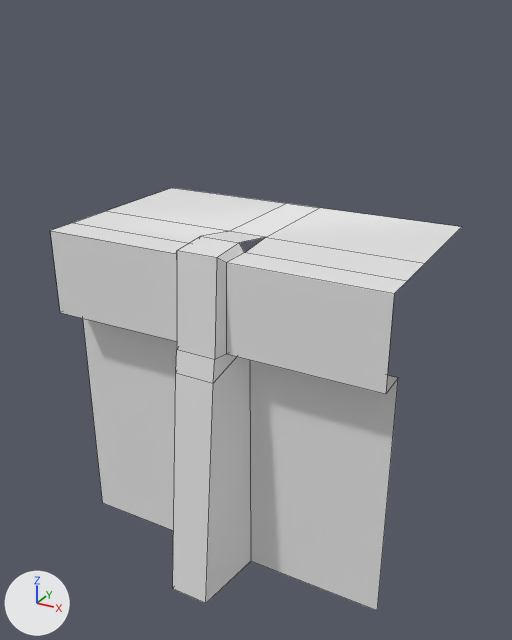
The FBX model KJam May 2020/Assets/ArtAssets/3D-Models/KJ_ZL_Wall_Straight_02.fbx as it was, and as the next commit left it.
Camera for both pictures: a 50 mm camera at (2.86, -3.0, 3.14) aimed at (1.05, 0.3, 1.49). Arrows for +X, +Y and +Z are at lower left; the lights stay in place. Mesh edges are drawn as thin lines. Where no turn or scale is listed for an object, it has been applied to the vertices. Vertices at the same position are counted once.

The older version as bpy lines, for what is in view:
```python
me_cube_016 = bpy.data.meshes.new('Cube.016')
me_cube_016.from_pydata(...)  # 38 vertices, 26 faces; spans x -2.0..0.0, y -0.42..1.0, z 0.0..2.05
me_cube_016.materials.append(mat_atlascarrier)  # white #e7e7e7
ob_kj_zl_wall_straight_02 = bpy.data.objects.new('KJ_ZL_Wall_Straight_02', me_cube_016)
ob_kj_zl_wall_straight_02.location = (2.0, 0.0, 0.0)
```
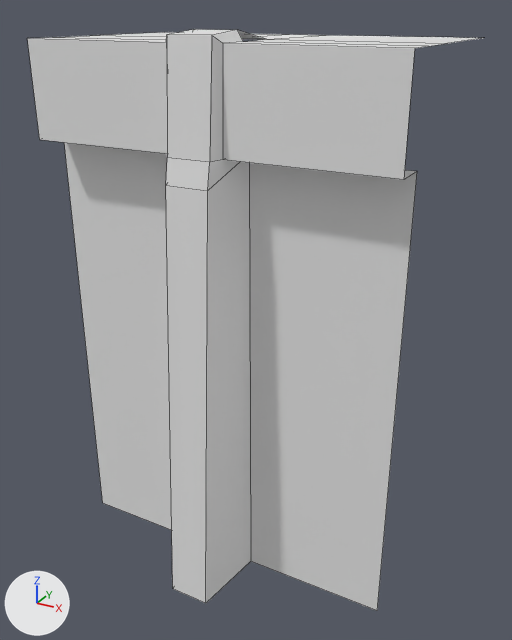
Where the change shows, as pixel boxes (x1, y1, x2, y2) in the pictures (512 x 640 px):
'KJ_ZL_Wall_Straight_02', reshaped (11% wider, 38% taller): before (51, 188, 461, 611); after (27, 29, 481, 611)

The edits, one by one:
me_cube_016 has 38 vertices, 26 faces and spans x -2.0..0.0, y -0.42..1.0, z 0.0..2.05.
me_cube_016 is used by ob_kj_zl_wall_straight_02; location (2.0, 0.0, 0.0).
me_cube_016 part 1: all 32 vertices in x -2.0..0.0, y -0.28..1.0, z 1.37..2.05 are moved by (0.0, 0.0, 1.0).
